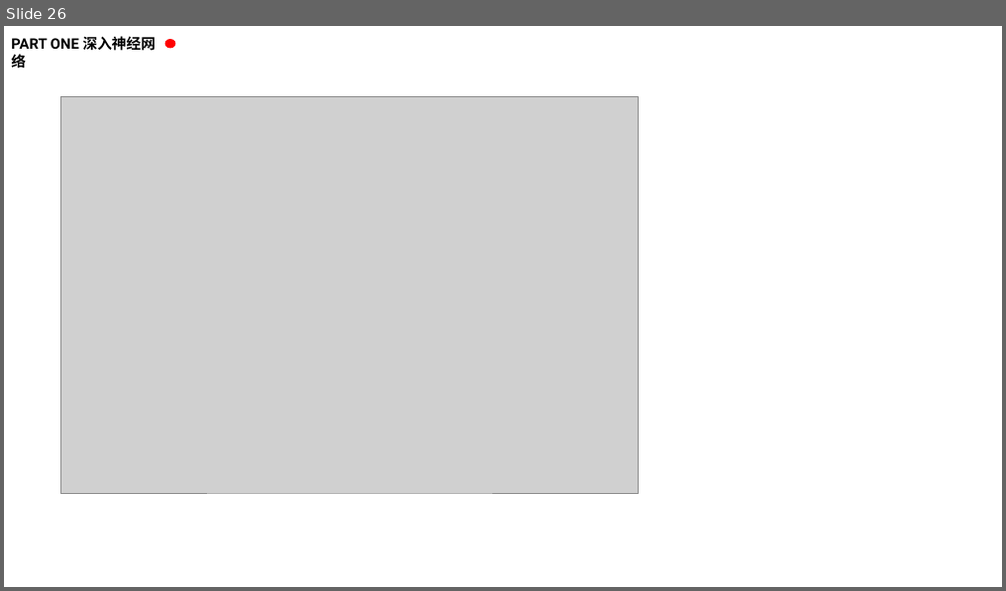
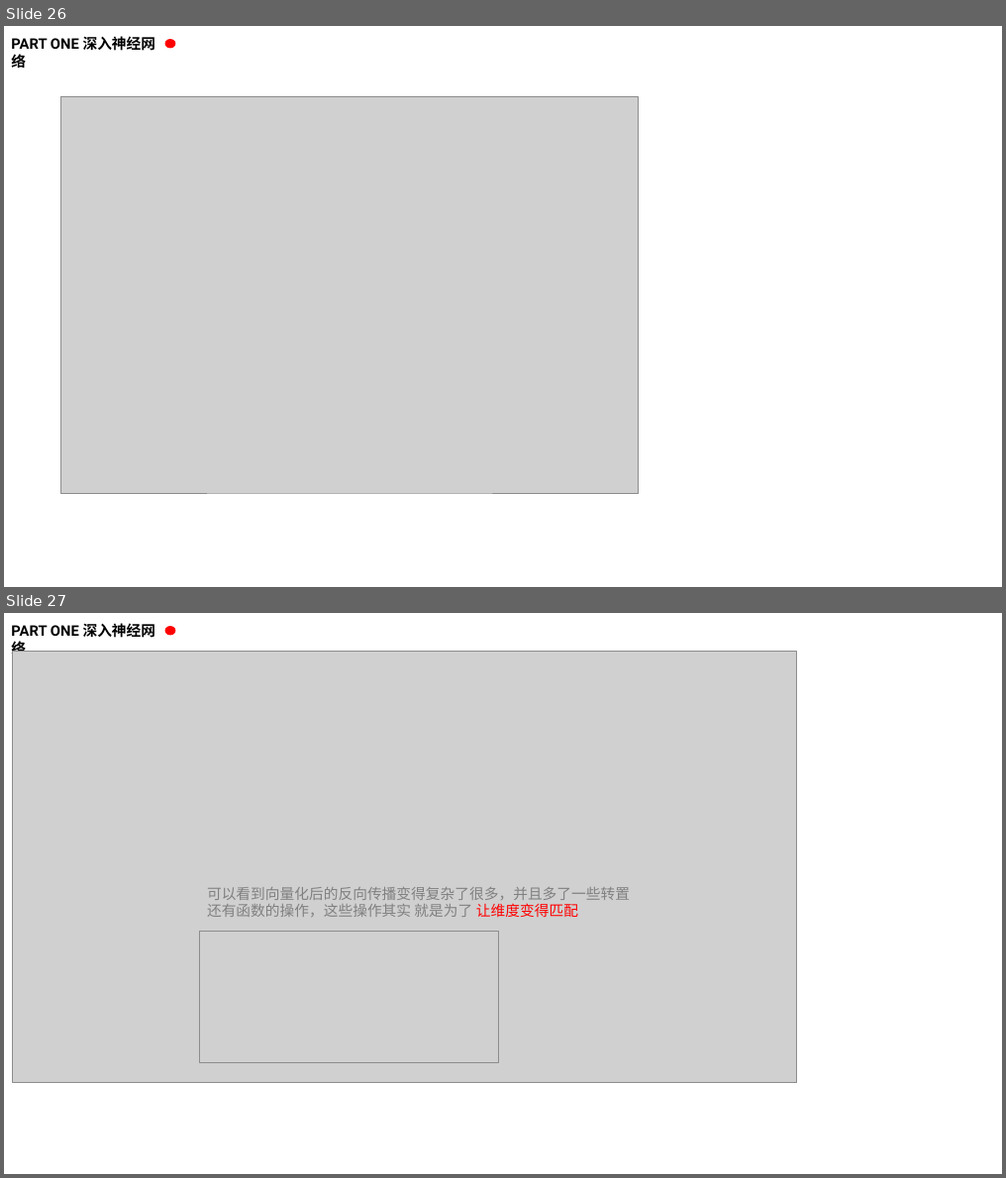
Before and after one commit to kaixinbaba/rlshare, a slide deck: 机器学习分享-神经网络.pptx. Shown one above the other, each under a label of ours: slide 26 before the commit, slides 26 and 27 after it. The pictures are 1006x591 and 1006x1178 pixels, drawn with LibreOffice and Linux fonts; fonts in the diff are those of the drawing; grey boxes stand for pictures; background and template pictures are left out. Boxes give left, top, right and bottom in pixels: in the first picture for what was removed or moved away, otherwise in the second. Text is boxed around its words. In the diff, an @@ line names an element or a change of style, - is before the commit and + after.

```diff
--- a/机器学习分享-神经网络.pptx
+++ b/机器学习分享-神经网络.pptx
@@ slide 27 added at bbox=[4, 613, 1002, 1174], background #FFFFFF @@
@@ text added at bbox=[11, 623, 156, 658], 14 pt, text #000000, bold @@
+PART ONE 深入神经网络
@@ ellipse added at bbox=[165, 626, 175, 635], fill #FF0000 @@
@@ picture added at bbox=[12, 652, 796, 1082] @@
@@ text added at bbox=[207, 887, 630, 917], 14 pt, text #808080 @@
+可以看到向量化后的反向传播变得复杂了很多，并且多了一些转置还有函数的操作，这些操作其实 就是为了 让维度变得匹配
@@ picture added at bbox=[199, 931, 498, 1062] @@
```
Also in this commit, not shown: 5 slides changed, 6 other slides added.
